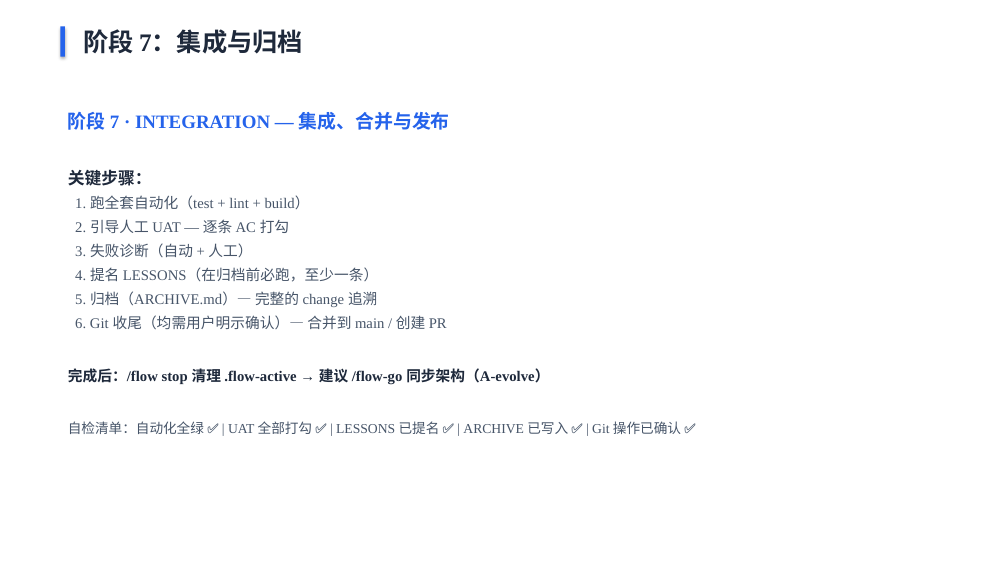
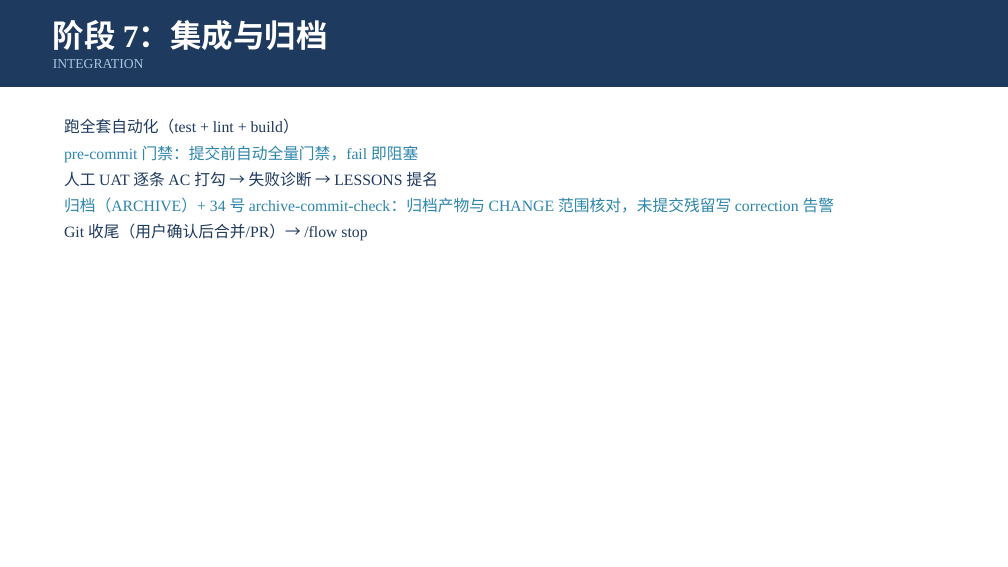
Before and after one commit to Hellrabb/flow-kit, a slide deck: slide 11 of flow-kit-用户指南.pptx. Drawn at 1008x567 pixels with LibreOffice and Linux fonts; fonts in the diff are those of the drawing. Boxes give left, top, right and bottom in pixels: in the first picture for what was removed or moved away, otherwise in the second. Text is boxed around its words. In the diff, an @@ line names an element or a change of style, - is before the commit and + after.

Commit message:
docs(user-guide-sync-2026-09): 阶段4 DEV — 用户指南 deck 重建 20 页（slides.json 生成器 + deck_checks 断言 + 渲染验证）

```diff
--- a/flow-kit-用户指南.pptx
+++ b/flow-kit-用户指南.pptx
@@ rectangle added at bbox=[0, 0, 1008, 87], fill #1F3A5F @@
@@ text "阶段 7：集成与归档": place and size @@
-text "阶段 7：集成与归档" at bbox=[83, 29, 303, 54]
+text "阶段 7：集成与归档" at bbox=[53, 20, 328, 68]
@@ text "阶段 7：集成与归档" at bbox=[53, 20, 328, 68]: vertical alignment top to middle @@
@@ text at bbox=[53, 20, 328, 50]: size 24 to 30 pt, text colour #1E293B to #FFFFFF in "阶段 7：集成与归档" @@
@@ rectangle removed at bbox=[60, 26, 65, 57] @@
@@ text at bbox=[53, 59, 144, 68]: paragraph added @@
+INTEGRATION
@@ text at bbox=[64, 118, 834, 241]: text changed; size 14 to 15 pt; text colour #475569 to #2E86AB @@
-阶段 7 · INTEGRATION — 集成、合并与发布
-关键步骤：
-1. 跑全套自动化（test + lint + build）
-2. 引导人工 UAT — 逐条 AC 打勾
-3. 失败诊断（自动 + 人工）
-4. 提名 LESSONS（在归档前必跑，至少一条）
-5. 归档（ARCHIVE.md）— 完整的 change 追溯
-6. Git 收尾（均需用户明示确认）— 合并到 main / 创建 PR
-完成后：/flow stop 清理 .flow-active → 建议 /flow-go 同步架构（A-evolve）
-自检清单：自动化全绿 ✅ | UAT 全部打勾 ✅ | LESSONS 已提名 ✅ | ARCHIVE 已写入 ✅ | Git 操作已确认 ✅
+跑全套自动化（test + lint + build）
+pre-commit 门禁：提交前自动全量门禁，fail 即阻塞
+人工 UAT 逐条 AC 打勾 → 失败诊断 → LESSONS 提名
+归档（ARCHIVE）+ 34 号 archive-commit-check：归档产物与 CHANGE 范围核对，未提交残留写 correction 告警
+Git 收尾（用户确认后合并/PR）→ /flow stop
```
Also in this commit, not shown: 11 other slides changed, 8 slides added, 7 slides removed, 3 other files.
